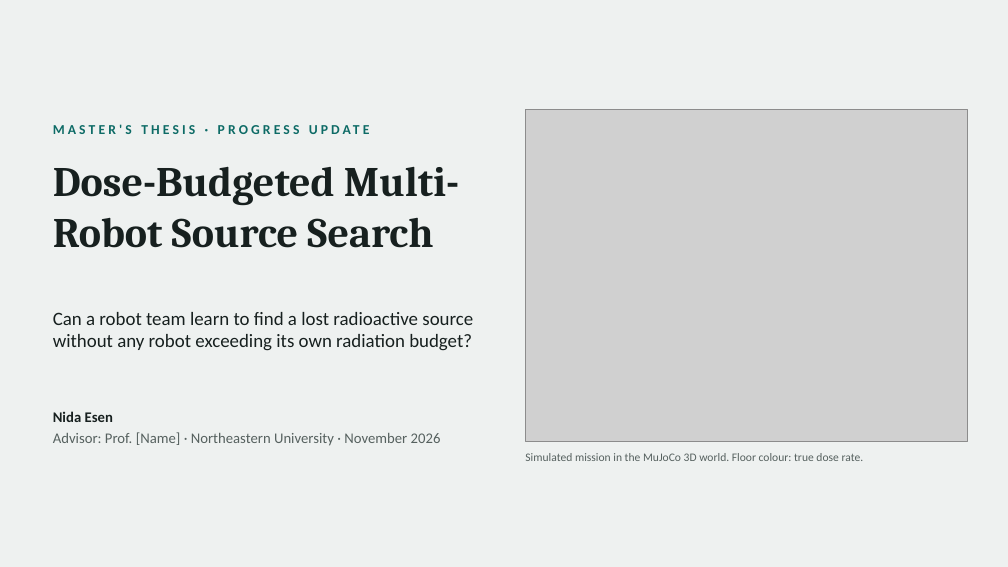
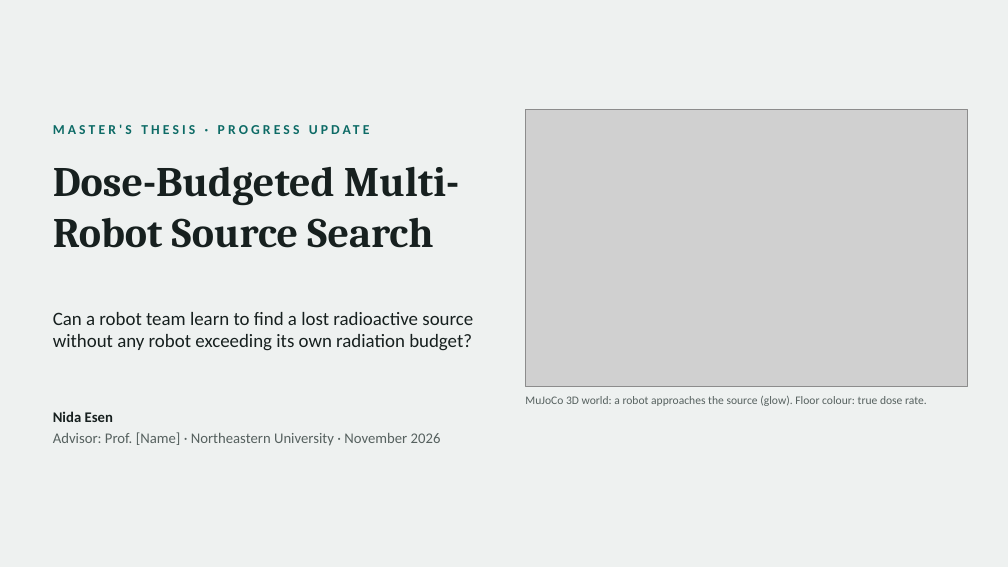
Before and after one commit to NidaEsenn/Dose-Budgeted-Multi-Agent-Reinforcement-Learning-for-Radioactive-Source-Search-, a slide deck: slide 1 of docs/progress_presentation_10.pptx. Drawn at 1008x567 pixels with LibreOffice and Linux fonts; fonts in the diff are those of the drawing; grey boxes stand for pictures. Boxes give left, top, right and bottom in pixels: in the first picture for what was removed or moved away, otherwise in the second. Text is boxed around its words. In the diff, an @@ line names an element or a change of style, - is before the commit and + after.

```diff
--- a/docs/progress_presentation_10.pptx
+++ b/docs/progress_presentation_10.pptx
@@ picture: place and size @@
-picture at (526, 110, 968, 442)
+picture at (526, 110, 968, 386)
@@ text at (525, 396, 927, 406): text changed @@
-Simulated mission in the MuJoCo 3D world. Floor colour: true dose rate.
+MuJoCo 3D world: a robot approaches the source (glow). Floor colour: true dose rate.
```
Also in this commit, not shown: 1 other slide changed, 15 other files.
